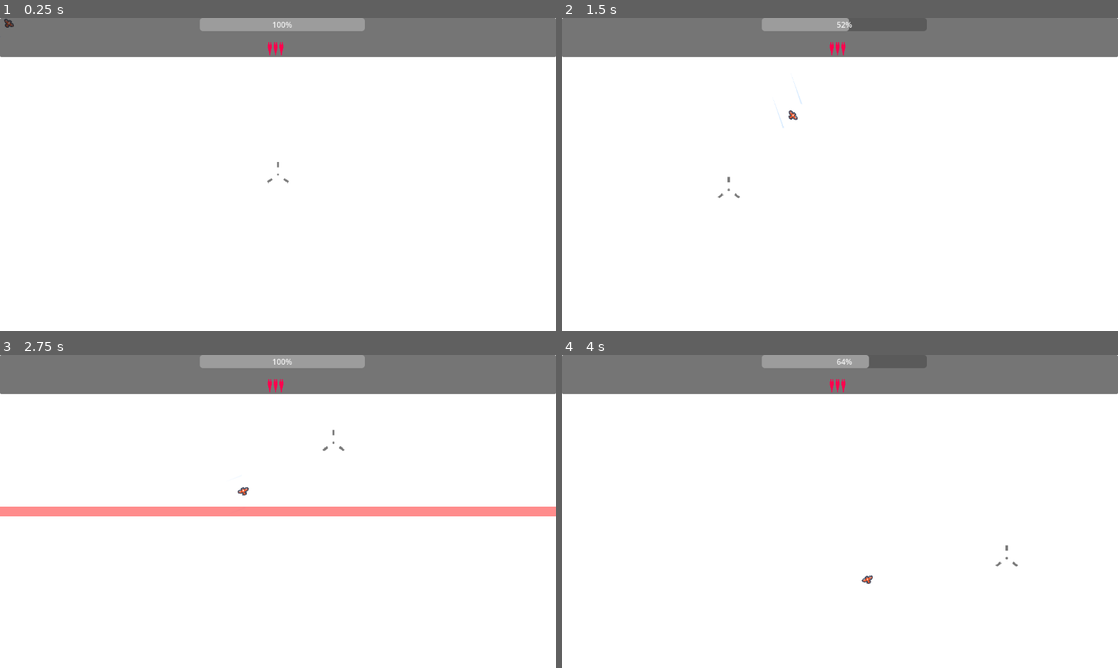
Above: before the commit, frames 1-4 (two rows, left to right).
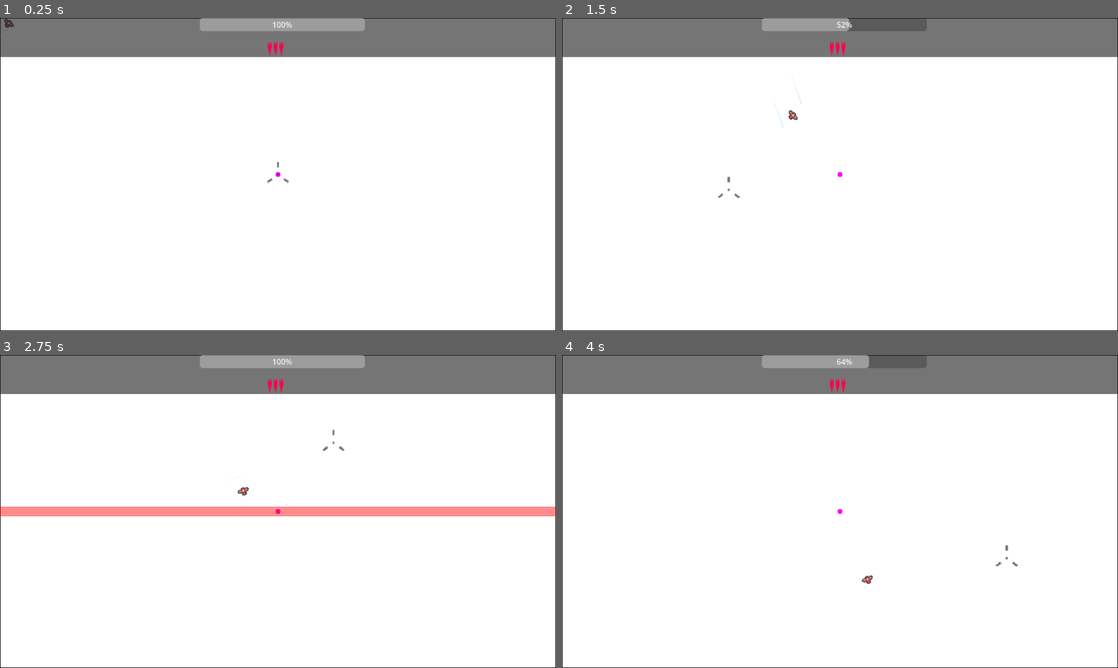
Above: after the commit, the same moments.

Repository: kickflip-games/red_alert
Game: Godot game, scene res://scenes/Main.tscn
The game is run twice, just before and just after one commit, with the same random seed, the same clock (stepped at 60 frames per second) and the same inputs.
Inputs (mouse positions are in pixels of both pictures, inside the frame that each line leads up to):
- Up to frame 1 (0.25 s): no input
- Up to frame 2 (1.5 s): move the mouse to (962, 158) at 0.52 s; press the mouse at (962, 158) at 0.53 s; move the mouse to (728, 190) at 1.27 s; release the mouse at (728, 190) at 1.28 s; click (728, 190) at 1.35 s
- Up to frame 3 (2.75 s): move the mouse to (333, 442) at 2.02 s; press the mouse at (333, 442) at 2.03 s
- Up to frame 4 (4 s): move the mouse to (812, 574) at 2.77 s; release the mouse at (812, 574) at 2.78 s; click (812, 574) at 2.85 s; move the mouse to (1006, 558) at 3.52 s; press the mouse at (1006, 558) at 3.53 s

The runs differ from the first frame. In frame 1, 0.7% of the frame differs, in the area x 0-100%, y 0-100%; in frame 2, 0.7%; in frame 3, 0.7%; in frame 4, 0.7%.

Commit message:
add camera bounds singleton

Diff:
--- /dev/null
+++ b/autoloads/CameraBounds.gd
@@ -0,0 +1,26 @@
+# CameraBounds.gd
+extends Node
+
+var camera: Camera2D
+var rect: Rect2
+var viewport_size: Vector2
+
+
+@export var spawn_padding := 50.0
+
+func _process(_delta):
+	if camera:
+		_update_bounds()
+
+func _update_bounds():
+	viewport_size = get_viewport().get_visible_rect().size
+	var half_size = viewport_size * 0.5 * camera.zoom
+	var camera_pos = camera.global_position
+	rect = Rect2(camera_pos - half_size, viewport_size * camera.zoom)
+
+func get_spawn_position(outside_direction: Vector2) -> Vector2:
+	if not camera:
+		return Vector2.ZERO
+	var center = rect.position + rect.size * 0.5
+	var offset = rect.size * 0.5 + Vector2(spawn_padding, spawn_padding)
+	return center + outside_direction.normalized() * offset
--- /dev/null
+++ b/managers/CameraManager.gd
@@ -0,0 +1,22 @@
+extends Camera2D
+
+
+@export var debug_draw_bounds := true
+
+func _ready():
+	CameraBounds.camera = self
+
+
+func _draw():
+	if debug_draw_bounds:
+		debug_draw(self)
+
+func _process(_delta):
+	queue_redraw()
+
+
+func debug_draw(draw_target: Node2D):
+	if debug_draw_bounds:
+		var top_left_local = draw_target.to_local(CameraBounds.rect.position)
+		draw_target.draw_rect(Rect2(top_left_local, CameraBounds.rect.size), Color.BLACK, false, 2)
+		draw_target.draw_circle(draw_target.to_local(global_position), 5, Color.MAGENTA)
--- /dev/null
+++ b/managers/camera_2d.tscn
@@ -0,0 +1,6 @@
+[gd_scene load_steps=2 format=3 uid="uid://dsmsb7kwv0ce1"]
+
+[ext_resource type="Script" uid="uid://c4e6c1qw1k4ls" path="res://managers/CameraManager.gd" id="1_ahtgw"]
+
+[node name="Camera2D" type="Camera2D"]
+script = ExtResource("1_ahtgw")
--- a/project.godot
+++ b/project.godot
@@ -14,6 +14,10 @@
 run/main_scene="uid://c7etnmicu136n"
 config/features=PackedStringArray("4.5")
 config/icon="uid://dnj15kqmp5xsi"
+
+[autoload]
+
+CameraBounds="*res://autoloads/CameraBounds.gd"
 
 [display]
 
--- a/scenes/Main.tscn
+++ b/scenes/Main.tscn
@@ -1,5 +1,6 @@
-[gd_scene load_steps=6 format=3 uid="uid://c7etnmicu136n"]
+[gd_scene load_steps=7 format=3 uid="uid://c7etnmicu136n"]
 
+[ext_resource type="PackedScene" uid="uid://dsmsb7kwv0ce1" path="res://managers/camera_2d.tscn" id="1_c01mt"]
 [ext_resource type="PackedScene" uid="uid://corxhrleskgv" path="res://scenes/player/Player.tscn" id="3_c01mt"]
 [ext_resource type="PackedScene" uid="uid://ba4erv8r40yb3" path="res://managers/AttackManager.tscn" id="4_nxtc6"]
 [ext_resource type="PackedScene" uid="uid://bib5lohuq1xli" path="res://scenes/ui/HUD.tscn" id="4_rarhs"]
@@ -8,7 +9,7 @@
 
 [node name="Main" type="Node2D"]
 
-[node name="Camera2D" type="Camera2D" parent="."]
+[node name="Camera2D" parent="." instance=ExtResource("1_c01mt")]
 position = Vector2(576, 322)
 
 [node name="Player" parent="." instance=ExtResource("3_c01mt")]
--- a/scenes/attacks/BulletStreamAttack.gd
+++ b/scenes/attacks/BulletStreamAttack.gd
@@ -26,17 +26,19 @@
 
 func get_camera_bounds() -> Rect2:
 	var camera = get_viewport().get_camera_2d()
+	if camera:
+		var viewport_size = get_viewport().get_visible_rect().size
+		var zoom = camera.zoom
 
-	var viewport_size = get_viewport().get_visible_rect().size
-	var zoom = camera.zoom
+		# Calculate the actual visible area in world coordinates
+		var visible_size = viewport_size / zoom
+		var top_left = camera.global_position - visible_size * 0.5
 
-	# Calculate the actual visible area in world coordinates
-	var visible_size = viewport_size / zoom
-	var top_left = camera.global_position - visible_size * 0.5
-
-	return Rect2(top_left, visible_size)
-
-
+		return Rect2(top_left, visible_size)
+	else:
+		# Fallback to viewport if no camera found
+		print("Warning: No Camera2D found, using viewport bounds")
+		return Rect2(Vector2.ZERO, get_viewport().get_visible_rect().size)
 
 func show_warning():
 	# Create warning line
Not shown, added: autoloads/CameraBounds.gd.uid
Not shown, added: managers/CameraManager.gd.uid
